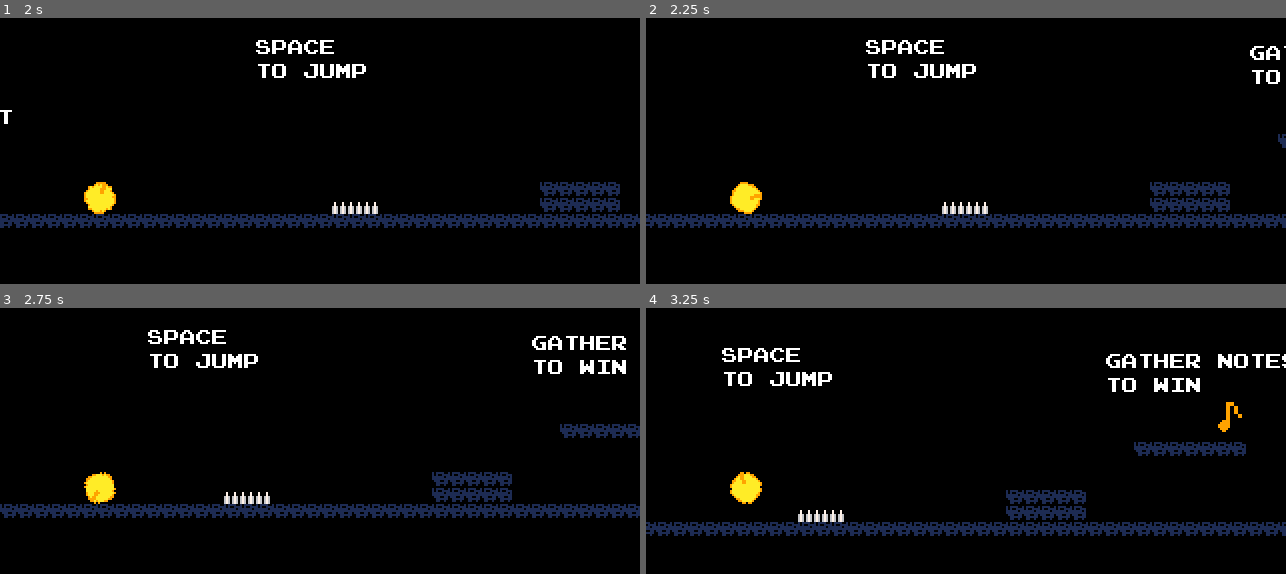
Above: before the commit, frames 1-4 (two rows, left to right).
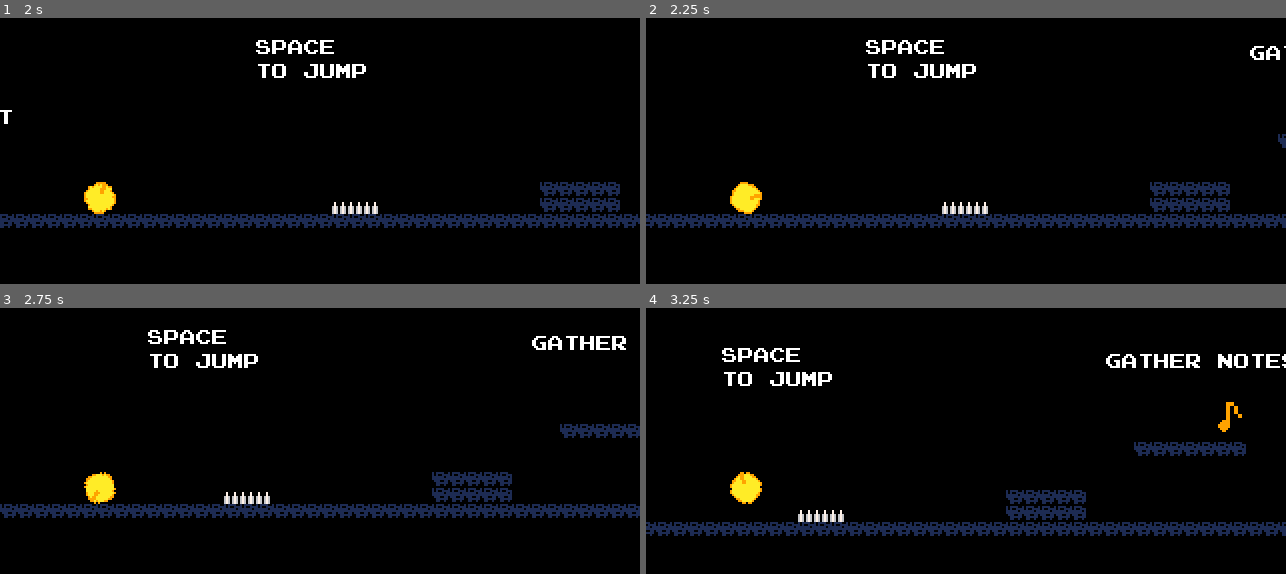
Above: after the commit, the same moments.

Repository: cat-in-the-dark/gmtk_2025
Game: Godot game, scene res://scenes/game_scene.tscn
Two runs of this game, one before a commit and one after it. Both use one fixed random seed, a clock stepped at 60 frames per second and the inputs below.
Inputs:
- Up to frame 1 (2 s): tap Enter (ui_accept) at 0.5, 0.77, 1.52 s; hold Right (ui_right) from 0.53 s (still down)
- Up to frame 2 (2.25 s): release Right (ui_right) at 2.03 s; hold Left (ui_left) from 2.03 s (still down)
- Up to frame 3 (2.75 s): keep holding Left (ui_left)
- Up to frame 4 (3.25 s): release Left (ui_left) at 2.78 s; hold Right (ui_right) from 2.78 s (still down); tap Enter (ui_accept) at 3.02 s

Frame 1 is identical in both runs. In frame 2, 0.1% of the frame differs, in the area x 94-100%, y 19-25%; in frame 3, 0.3%, in the area x 83-98%, y 19-25%; in frame 4, 0.3%.

Commit message:
some design

Diff:
--- a/scenes/game_scene.tscn
+++ b/scenes/game_scene.tscn
@@ -28,7 +28,7 @@
 shape = SubResource("RectangleShape2D_ycayy")
 
 [node name="Killzone" type="Area2D" parent="."]
-position = Vector2(0, 136)
+position = Vector2(0, -24)
 script = ExtResource("3_v1wow")
 
 [node name="CollisionShape2D" type="CollisionShape2D" parent="Killzone"]
--- a/scenes/room_1.tscn
+++ b/scenes/room_1.tscn
@@ -1,11 +1,12 @@
-[gd_scene load_steps=7 format=4 uid="uid://djog75ckri4ev"]
+[gd_scene load_steps=8 format=4 uid="uid://djog75ckri4ev"]
 
 [ext_resource type="TileSet" uid="uid://c8vski4h0kigc" path="res://assets/tileset.tres" id="1_3t5sg"]
-[ext_resource type="Script" path="res://scripts/room.gd" id="1_8oql1"]
+[ext_resource type="Script" uid="uid://bthgrsqg6rsm4" path="res://scripts/room.gd" id="1_8oql1"]
 [ext_resource type="PackedScene" uid="uid://d0wombqlmqfp6" path="res://scenes/room_2.tscn" id="2_0akh5"]
 [ext_resource type="PackedScene" uid="uid://clmk2mwyptn4n" path="res://scenes/note.tscn" id="2_vu5en"]
 [ext_resource type="LabelSettings" uid="uid://dt4yfk6wtlu3k" path="res://assets/font_label_settings.tres" id="4_irjyx"]
 [ext_resource type="PackedScene" uid="uid://2or3jkig6xa2" path="res://scenes/tile_part_exit.tscn" id="4_xhekj"]
+[ext_resource type="Script" uid="uid://cquu7cjvwruw4" path="res://scripts/loop_reactor.gd" id="6_d0u7m"]
 
 [node name="Room" type="Node2D"]
 script = ExtResource("1_8oql1")
@@ -35,7 +36,7 @@
 to jump"
 label_settings = ExtResource("4_irjyx")
 
-[node name="Label" type="Label" parent="Parts/Tiles1"]
+[node name="space_to_start" type="Label" parent="Parts/Tiles1"]
 offset_left = 9.0
 offset_top = -97.0
 offset_right = 113.0
@@ -43,15 +44,26 @@
 text = "SPACE
 to start"
 label_settings = ExtResource("4_irjyx")
+script = ExtResource("6_d0u7m")
 
 [node name="Label3" type="Label" parent="Parts/Tiles1"]
 offset_left = 386.0
 offset_top = -117.0
 offset_right = 490.0
 offset_bottom = -96.0
-text = "Gather notes
-To WIN"
+text = "Gather notes"
 label_settings = ExtResource("4_irjyx")
+
+[node name="if_loop" type="Label" parent="Parts/Tiles1"]
+visible = false
+offset_left = 8.0
+offset_top = -96.0
+offset_right = 176.0
+offset_bottom = -75.0
+text = "LOOP
+TO FIND ALL THE NOTES"
+label_settings = ExtResource("4_irjyx")
+script = ExtResource("6_d0u7m")
 
 [node name="Tiles2" type="TileMapLayer" parent="Parts"]
 position = Vector2(768, 0)
@@ -72,9 +84,20 @@
 room = NodePath("../../..")
 
 [node name="Label3" type="Label" parent="Parts/Transition"]
-offset_top = -96.0
-offset_right = 96.0
-offset_bottom = -75.0
-text = "LOOP
-TO FIND ALL THE NOTES"
+offset_left = -14.0
+offset_top = -137.0
+offset_right = 90.0
+offset_bottom = -116.0
+text = "ヾ(´〇`)ﾉ♪♪♪"
 label_settings = ExtResource("4_irjyx")
+
+[node name="Label4" type="Label" parent="Parts/Transition"]
+offset_left = 118.0
+offset_top = -90.0
+offset_right = 222.0
+offset_bottom = -69.0
+text = "〜(￣▽￣〜)"
+label_settings = ExtResource("4_irjyx")
+
+[connection signal="level_looped" from="." to="Parts/Tiles1/space_to_start" method="destroy"]
+[connection signal="level_looped" from="." to="Parts/Tiles1/if_loop" method="make_visible"]
--- /dev/null
+++ b/scripts/loop_reactor.gd
@@ -0,0 +1,7 @@
+extends Label
+
+func destroy(n_loops):
+	queue_free()
+
+func make_visible(n_loops):
+	visible = true
--- a/scripts/room.gd
+++ b/scripts/room.gd
@@ -7,6 +7,9 @@
 @export var next_level_prefab: PackedScene
 @export var n_notes: int
 var n_collected_notes: int = 0
+
+signal level_looped(n_loops)
+var loops = 0
 
 # Parts contains 3 elements of the level so we can loop them
 # until player gathers all Notes.
@@ -25,6 +28,11 @@
 
 func is_notes_callected():
 	return n_collected_notes >= n_notes
+
+func on_level_looped():
+	loops += 1
+	print("Level looped: ", loops)
+	level_looped.emit(loops)
 
 func move_transition_room():
 	if is_notes_callected():
@@ -49,6 +57,7 @@
 			call_deferred("spawn_next_room")
 		else:
 			call_deferred("show_win_screen")
-		return
-	for tile in game_tiles:
-		tile.position.x = tile.position.x + level_size
+	else:
+		on_level_looped()
+		for tile in game_tiles:
+			tile.position.x = tile.position.x + level_size
Not shown: 1 places in scenes/room_2.tscn that only renumber resources
Not shown, added: scripts/loop_reactor.gd.uid
